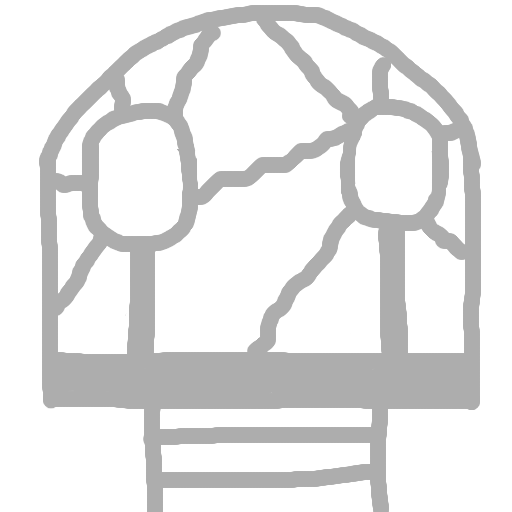
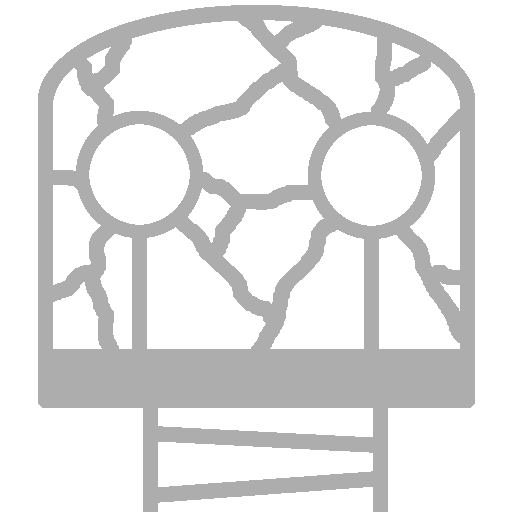
Comparing the layer stacks of the two 512×512 images. Changes:
added layer "Layer #5" above "Layer #4" over [left=38, top=5, right=475, bottom=184]
added layer "Layer #4" above "Layer #3" over [left=38, top=9, right=475, bottom=512]
hid "Layer #3", moved it above "Layer #2" over [left=43, top=12, right=470, bottom=354]
hid "Layer #2" over [left=39, top=5, right=481, bottom=512]
hid "Layer #1" over [left=44, top=14, right=477, bottom=512]
